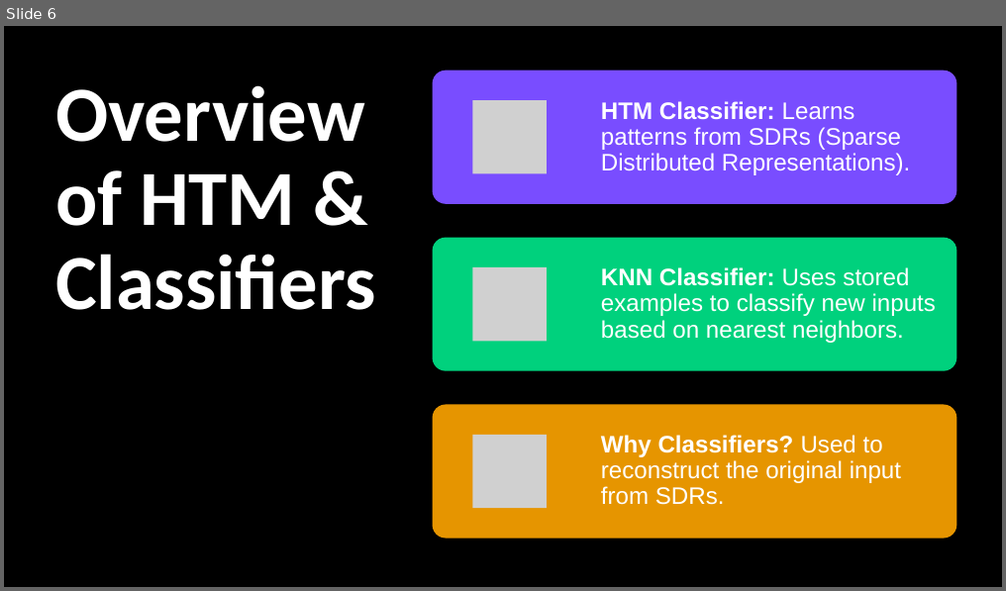
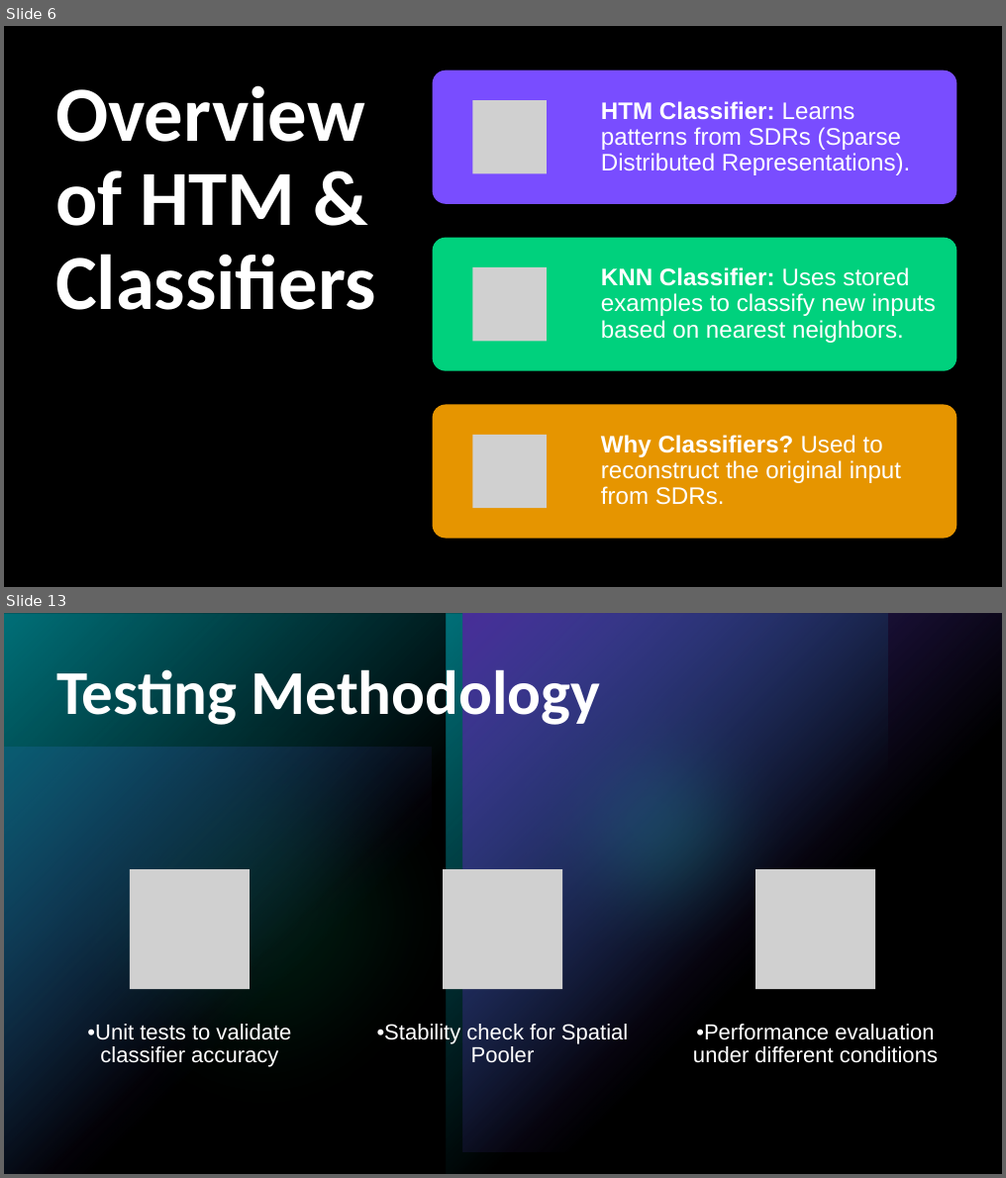
Before and after one commit to prnshubn/neocortexapi-team-untitled, a slide deck: source/Documentation_Team_Untitled/Team_Untitled_Presentation.pptx. Shown one above the other, each under a label of ours: slide 6 before the commit, slides 6 and 13 after it; the slides between them are not shown. The pictures are 1006x591 and 1006x1178 pixels, drawn with LibreOffice and Linux fonts; fonts in the diff are those of the drawing; grey boxes stand for pictures. Boxes give left, top, right and bottom in pixels: in the first picture for what was removed or moved away, otherwise in the second. Text is boxed around its words. In the diff, an @@ line names an element or a change of style, - is before the commit and + after.

Commit message:
Added flow diagram,Methodologies,Classifier process in PPT

```diff
--- a/source/Documentation_Team_Untitled/Team_Untitled_Presentation.pptx
+++ b/source/Documentation_Team_Untitled/Team_Untitled_Presentation.pptx
@@ slide 13 added at [4,613,1002,1174], background #000000; not listed: 5 template elements that a slide beside it also shows @@
@@ rectangle added at [4,613,1002,1174], fill #000000 at 40% opacity @@
@@ title added at [56,663,600,730], 60 pt, text #FFFFFF, bold @@
+Testing Methodology
@@ ellipse added at [475,646,829,998], fill #00D17D at 60% opacity @@
@@ group added at [87,869,938,1067]: 3 pictures, 3 texts @@
+•Unit tests to validate classifier accuracy
+•Stability check for Spatial Pooler
+•Performance evaluation under different conditions
```
Also in this commit, not shown: 9 other slides added.
